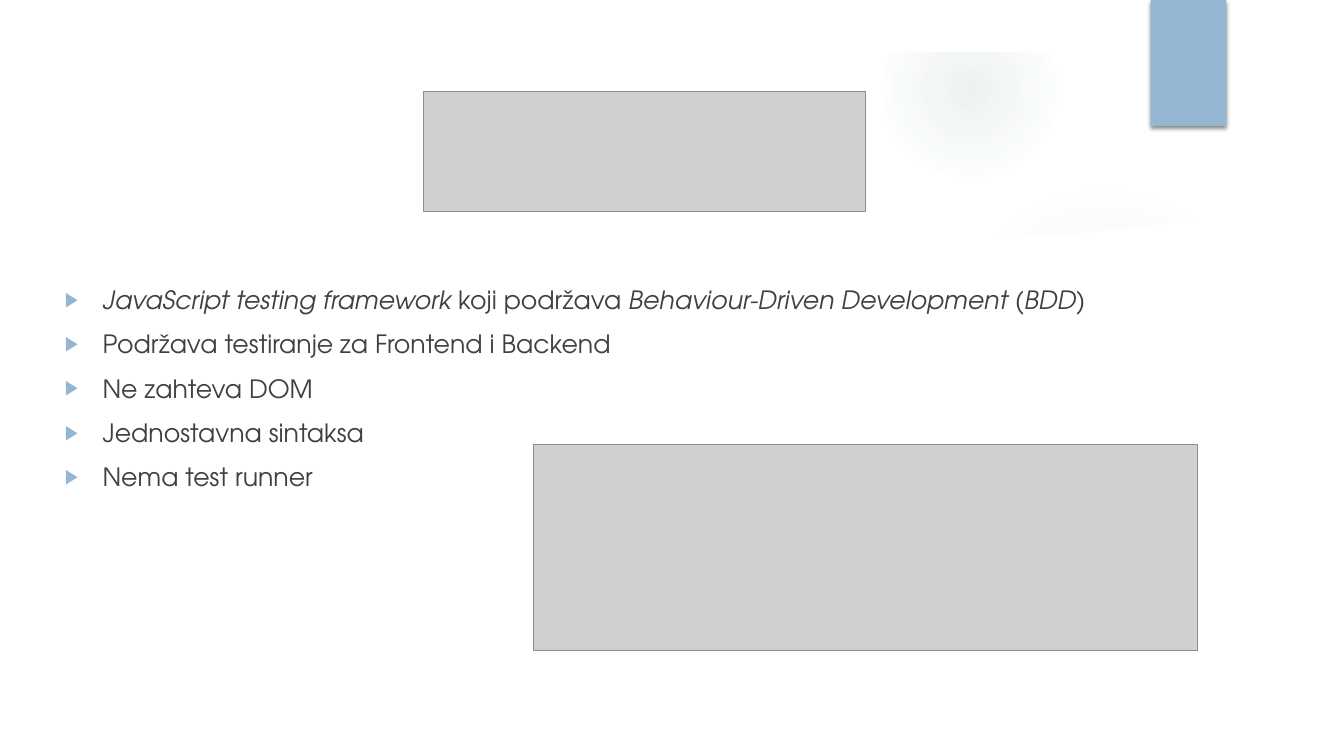
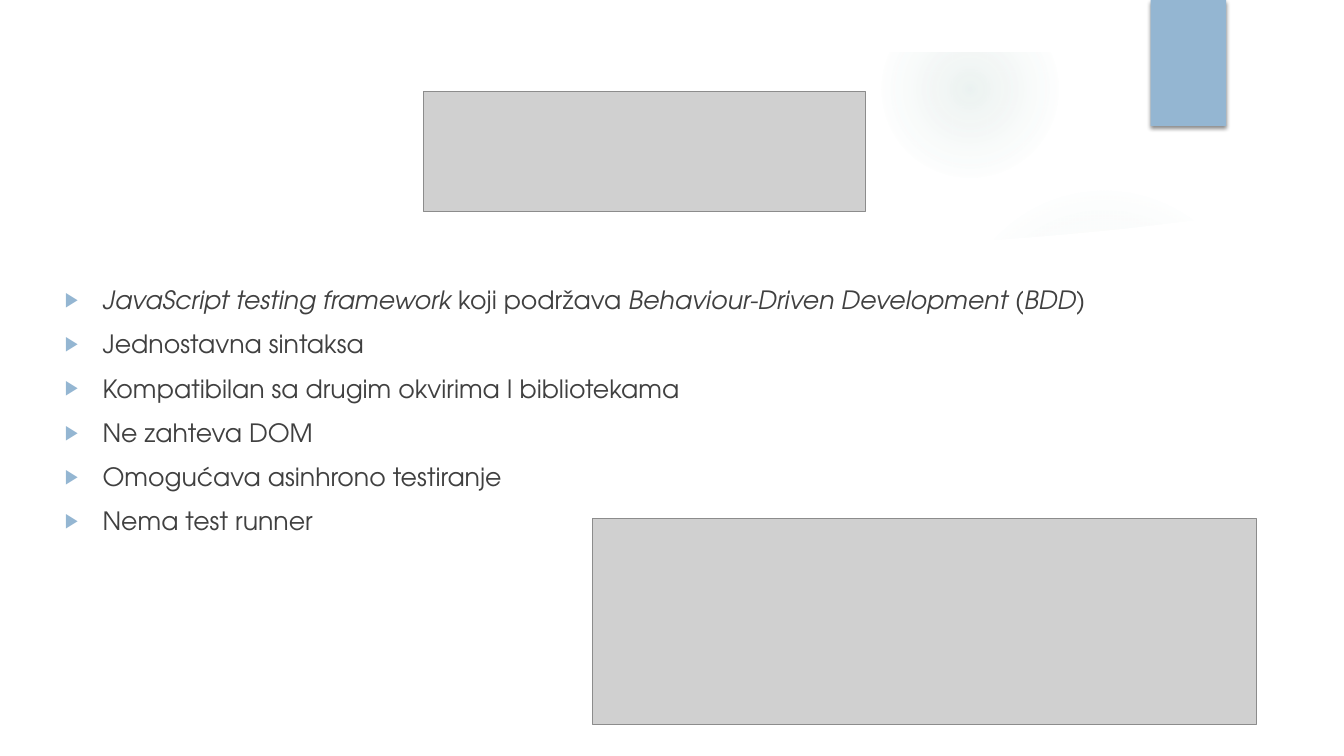
Before and after one commit to vhristov97/Prezentacija, a slide deck: slide 11 of UnitTestingFrameworks_VH_JN.pptx. Drawn at 1344x756 pixels with LibreOffice and Linux fonts; fonts in the diff are those of the drawing; grey boxes stand for pictures; background and template pictures are left out. Boxes give left, top, right and bottom in pixels: in the first picture for what was removed or moved away, otherwise in the second. Text is boxed around its words. In the diff, an @@ line names an element or a change of style, - is before the commit and + after.

```diff
--- a/UnitTestingFrameworks_VH_JN.pptx
+++ b/UnitTestingFrameworks_VH_JN.pptx
@@ text at [103, 334, 680, 404]: text changed @@
-▶ Podržava testiranje za Frontend i Backend
+▶ Jednostavna sintaksa
+▶ Kompatibilan sa drugim okvirima I bibliotekama
@@ text at [103, 467, 502, 492]: text changed @@
-▶ Jednostavna sintaksa
+▶ Omogućava asinhrono testiranje
@@ picture: place and size @@
-picture at [533, 445, 1198, 650]
+picture at [593, 518, 1257, 724]
```
Also in this commit, not shown: 5 other slides changed, 2 slides added, 1 slide removed.
